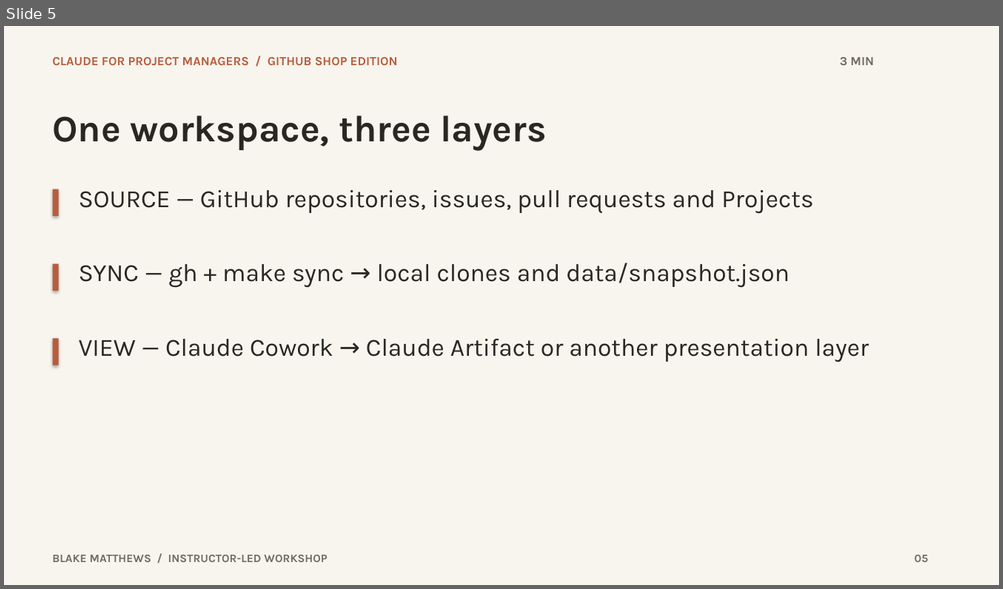
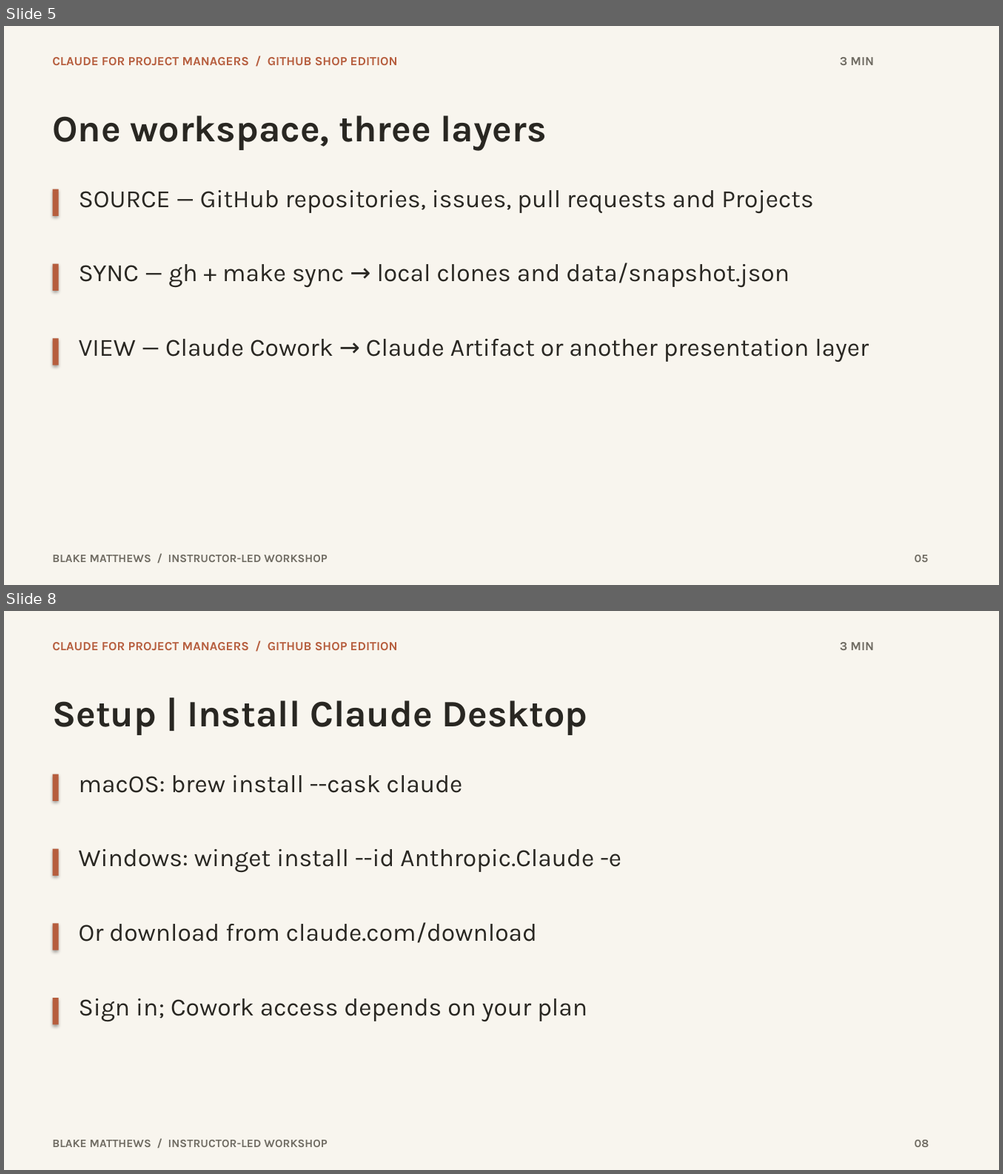
Before and after one commit to BlakeTeachesClaude/Claude_Desktop_for_PMs, a slide deck: github-pm-workshop.pptx. Shown one above the other, each under a label of ours: slide 5 before the commit, slides 5 and 8 after it; the slides between them are not shown. The pictures are 1003x589 and 1003x1174 pixels, drawn with LibreOffice and Linux fonts; fonts in the diff are those of the drawing. Boxes give left, top, right and bottom in pixels: in the first picture for what was removed or moved away, otherwise in the second. Text is boxed around its words. In the diff, an @@ line names an element or a change of style, - is before the commit and + after.

```diff
--- a/github-pm-workshop.pptx
+++ b/github-pm-workshop.pptx
@@ slide 8 added at box(4, 611, 999, 1170), background #F8F5EE @@
@@ text added at box(52, 642, 398, 650), 12 pt, text #B65D3D, bold @@
+CLAUDE FOR PROJECT MANAGERS / GITHUB SHOP EDITION
@@ text added at box(839, 642, 874, 650), 12 pt, text #6F6B62, bold @@
+3 MIN
@@ text added at box(52, 701, 588, 735), 36 pt, text #292722, bold @@
+Setup | Install Claude Desktop
@@ rectangle added at box(53, 775, 59, 801), fill #B65D3D @@
@@ text added at box(79, 775, 463, 793), 24 pt, text #292722 @@
+macOS: brew install --cask claude
@@ rectangle added at box(53, 849, 59, 876), fill #B65D3D @@
@@ text added at box(79, 849, 621, 873), 24 pt, text #292722 @@
+Windows: winget install --id Anthropic.Claude -e
@@ rectangle added at box(53, 923, 59, 951), fill #B65D3D @@
@@ text added at box(79, 923, 537, 943), 24 pt, text #292722 @@
+Or download from claude.com/download
@@ rectangle added at box(53, 998, 59, 1025), fill #B65D3D @@
@@ text added at box(79, 999, 587, 1022), 24 pt, text #292722 @@
+Sign in; Cowork access depends on your plan
@@ text added at box(52, 1140, 327, 1147), 11 pt, text #6F6B62, bold @@
+BLAKE MATTHEWS / INSTRUCTOR-LED WORKSHOP
@@ text added at box(914, 1140, 929, 1147), 11 pt, text #6F6B62, bold @@
+08
```
Also in this commit, not shown: 9 slides changed, 2 other slides added, 29 other files.
